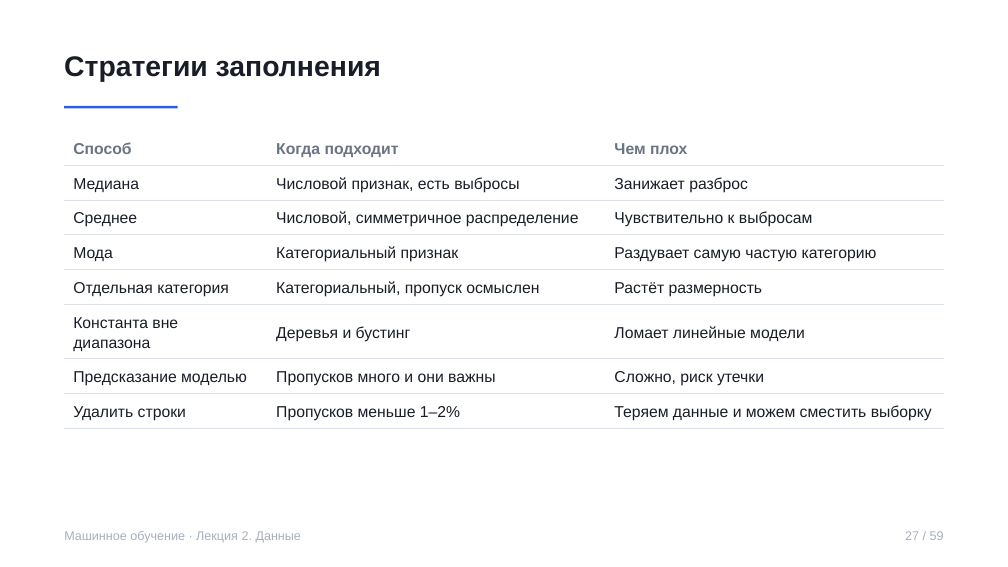
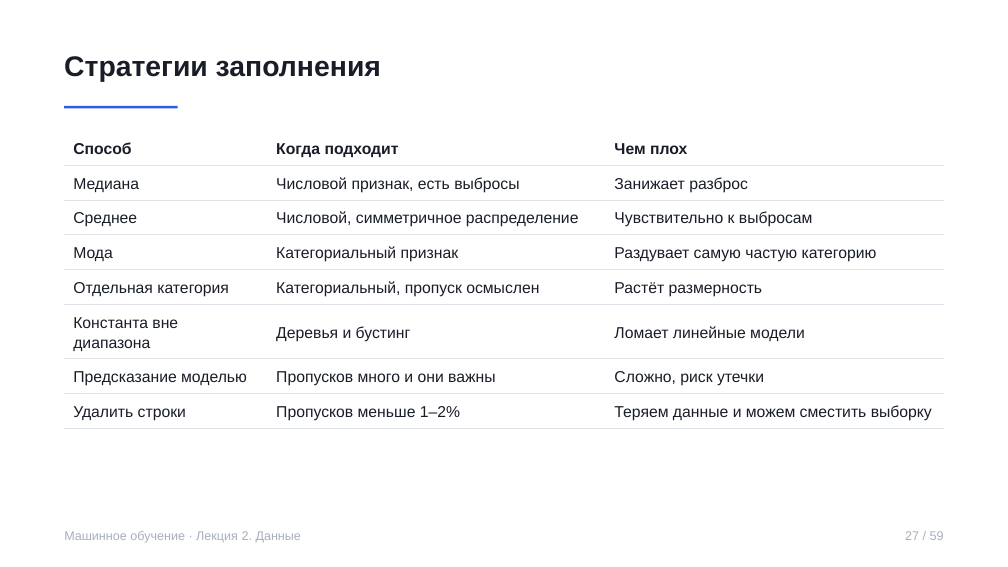
Before and after one commit to rustam-azimov/ml-course-hse, a slide deck: slide 27 of lectures/lecture02.pptx. Drawn at 1008x567 pixels with LibreOffice and Linux fonts; fonts in the diff are those of the drawing. Boxes give left, top, right and bottom in pixels: in the first picture for what was removed or moved away, otherwise in the second. Text is boxed around its words. In the diff, an @@ line names an element or a change of style, - is before the commit and + after.

```diff
--- a/lectures/lecture02.pptx
+++ b/lectures/lecture02.pptx
@@ table at [64, 130, 943, 425] @@
@@ text colour #6B7484 to #181D27 in "Способ", "Когда подходит", "Чем плох" @@
```
Also in this commit, not shown: 50 other slides changed, 5 other files.
